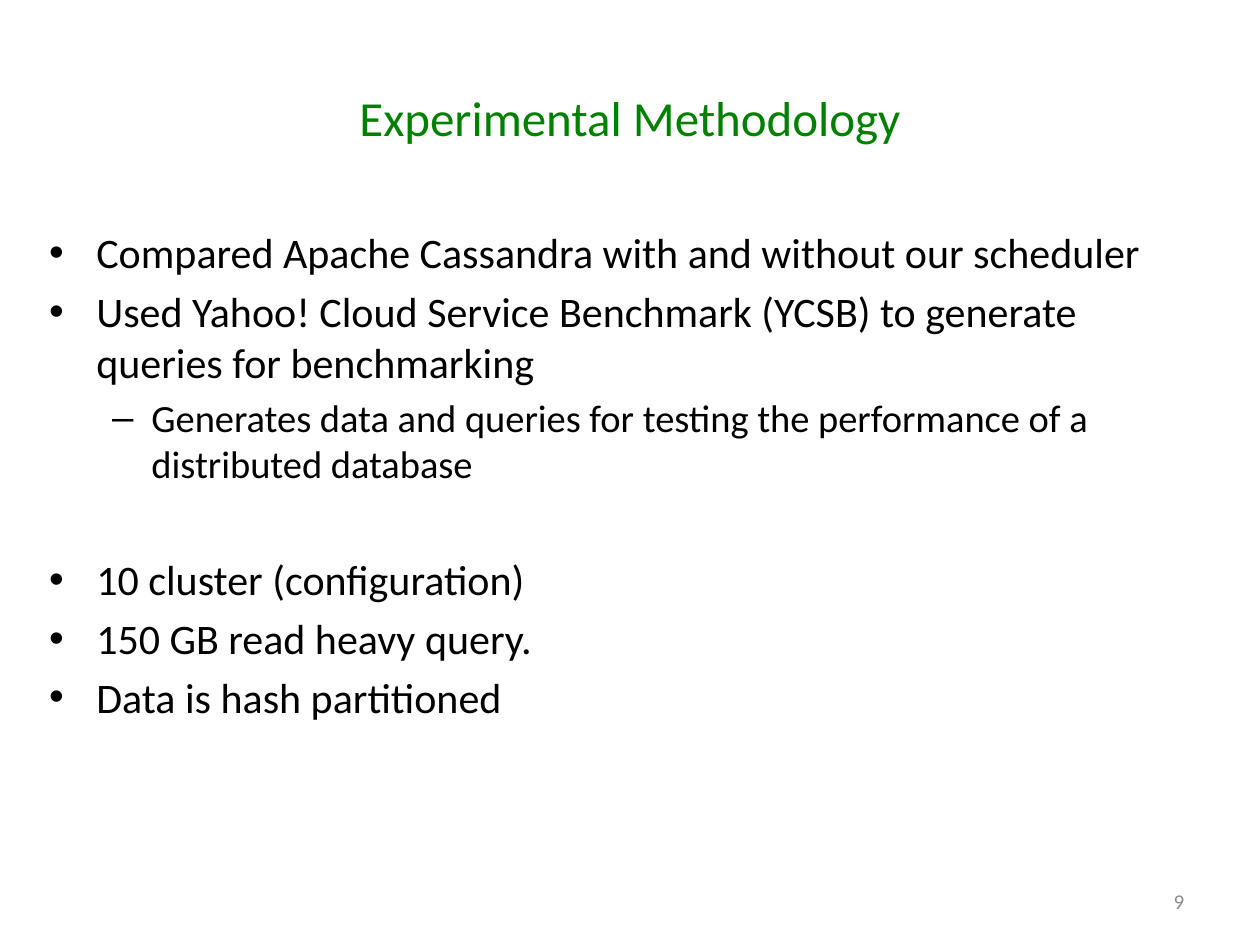
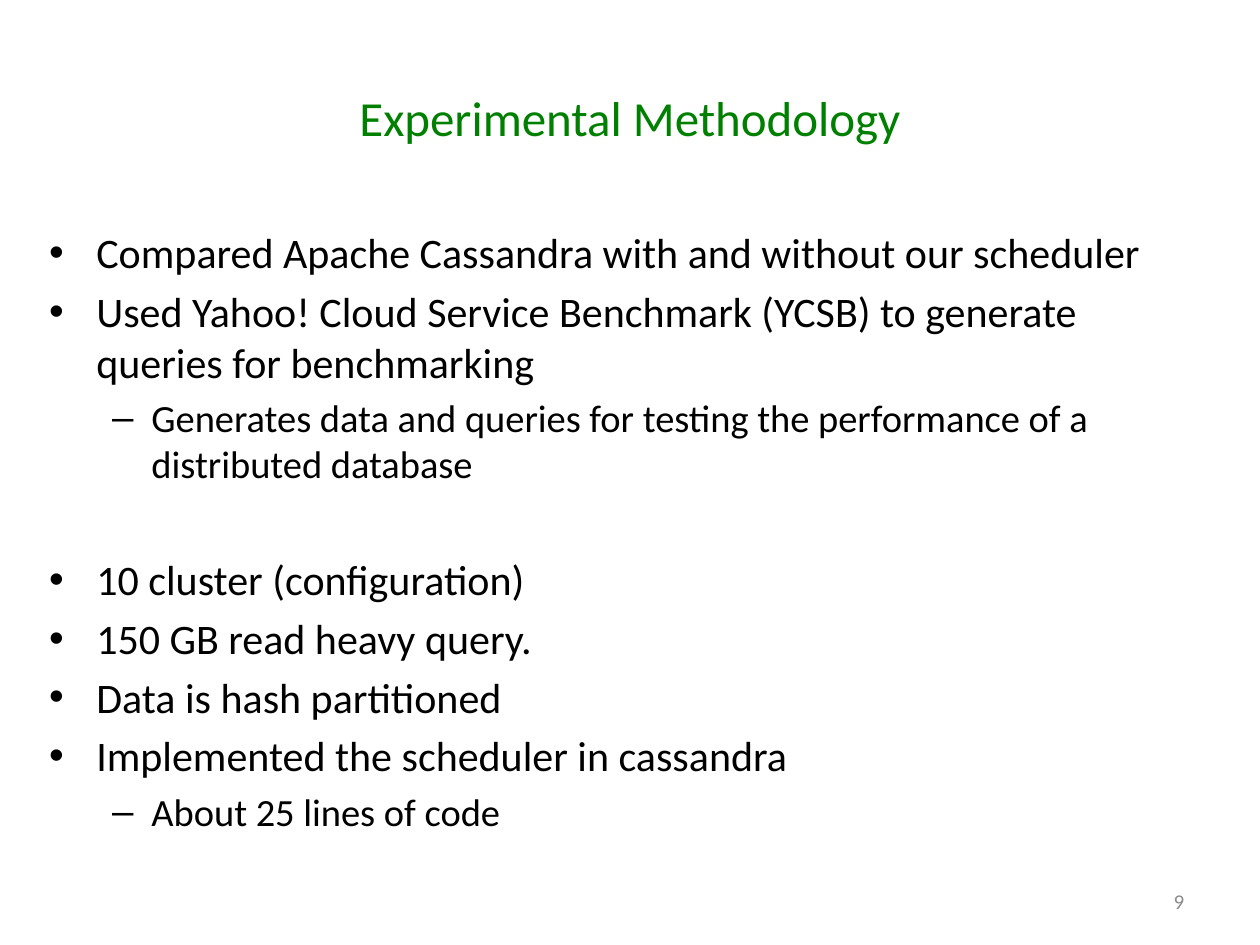
Before and after one commit to godares79/CS848-Project, a slide deck: slide 9 of PresentationSlides/Presentation.pptx. Drawn at 1260x945 pixels with LibreOffice and Linux fonts; fonts in the diff are those of the drawing. Boxes give left, top, right and bottom in pixels: in the first picture for what was removed or moved away, otherwise in the second. Text is boxed around its words. In the diff, an @@ line names an element or a change of style, - is before the commit and + after.

Commit message:
slides

```diff
--- a/PresentationSlides/Presentation.pptx
+++ b/PresentationSlides/Presentation.pptx
@@ text at [96,741,787,827]: paragraphs added @@
+• Implemented the scheduler in cassandra
+  – About 25 lines of code
```
Also in this commit, not shown: 1 slide added, 1 slide removed.
